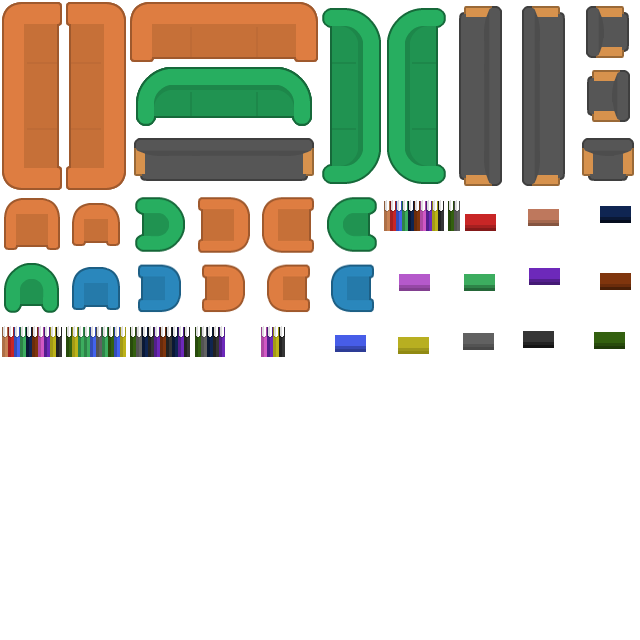
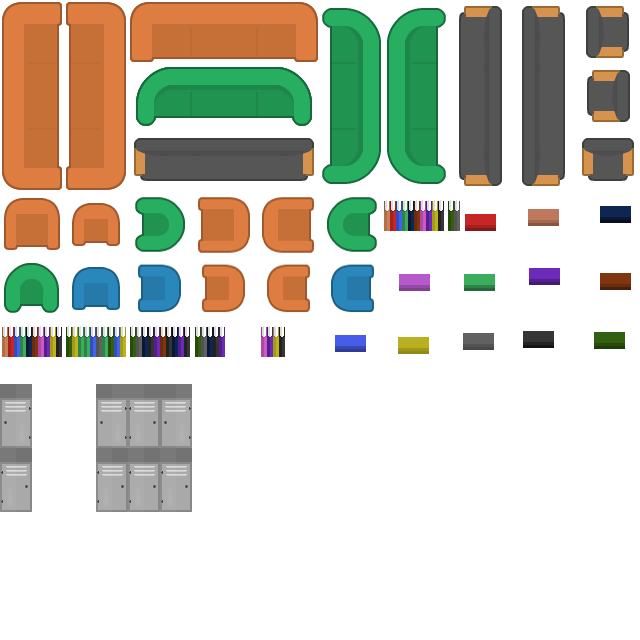
The second w=640, h=640 image is a revision of the first. Changes to its layers:
added layer "locker6" above "locker5" over box(128, 448, 192, 512)
added layer "locker5" above "locker4" over box(128, 384, 192, 448)
added layer "locker4" above "locker3" over box(96, 448, 128, 512)
added layer "locker3" above "locker2" over box(0, 448, 32, 512)
added layer "locker2" above "locker1" over box(96, 384, 128, 448)
added layer "locker1" above "dow12" over box(0, 384, 32, 448)
